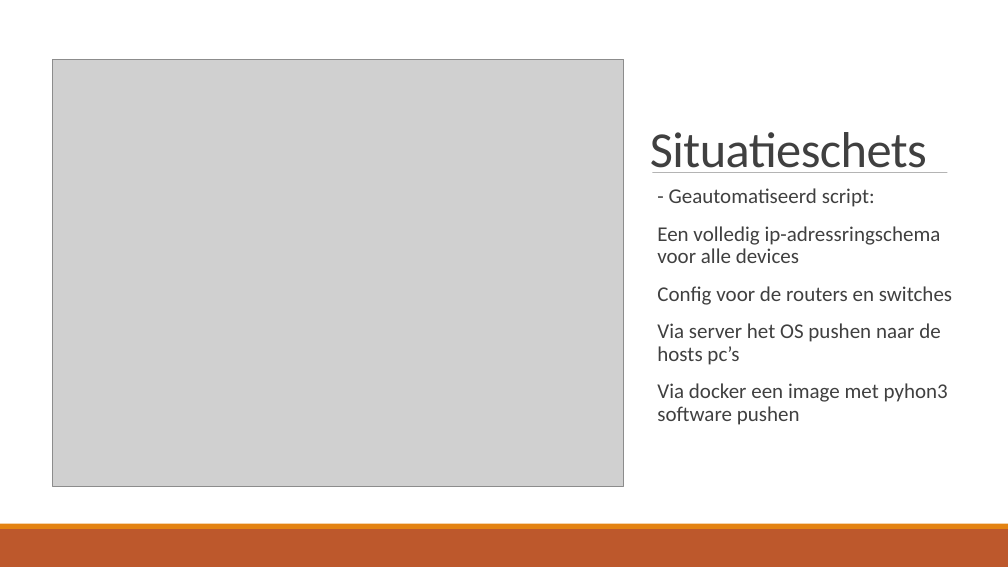
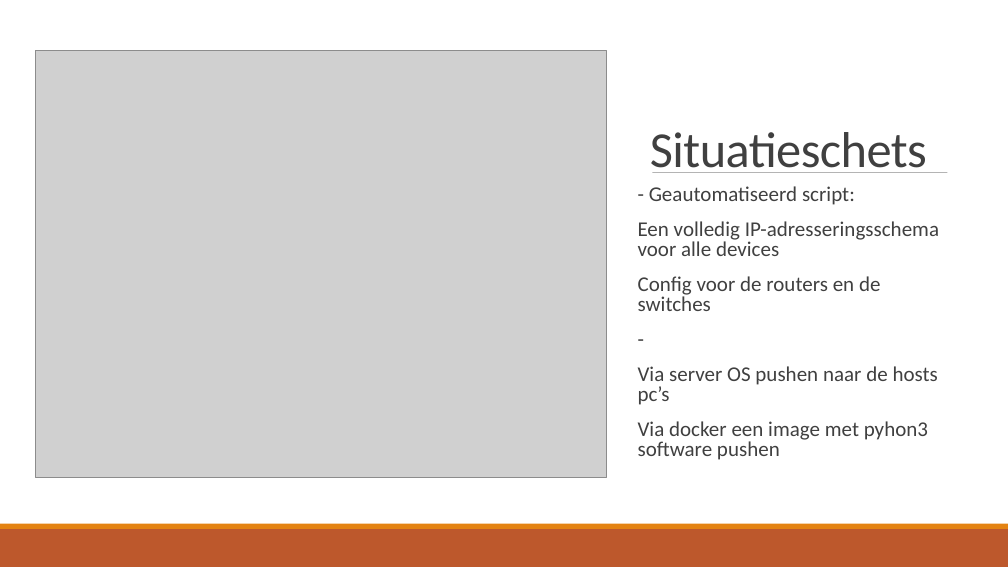
Before and after one commit to JouriTas/Projectwerk-IT-project, a slide deck: slide 5 of Scrum Artifacts/Sprint5/IT-Projectwerk 2022.pptx. Drawn at 1008x567 pixels with LibreOffice and Linux fonts; fonts in the diff are those of the drawing; grey boxes stand for pictures. Boxes give left, top, right and bottom in pixels: in the first picture for what was removed or moved away, otherwise in the second. Text is boxed around its words. In the diff, an @@ line names an element or a change of style, - is before the commit and + after.

Commit message:
update

```diff
--- a/Scrum Artifacts/Sprint5/IT-Projectwerk 2022.pptx
+++ b/Scrum Artifacts/Sprint5/IT-Projectwerk 2022.pptx
@@ picture: place and size @@
-picture at bbox=[52, 59, 624, 486]
+picture at bbox=[36, 51, 607, 478]
@@ text "- Geautomatiseerd script:": place and size @@
-text "- Geautomatiseerd script:" at bbox=[657, 188, 952, 425]
+text "- Geautomatiseerd script:" at bbox=[638, 186, 939, 460]
@@ text at bbox=[638, 186, 928, 460]: line spacing 0.9 to 0.8 @@
@@ text at bbox=[638, 221, 939, 405]: text changed @@
-  Een volledig ip-adressringschema voor alle devices
-  Config voor de routers en switches
-  Via server het OS pushen naar de hosts pc’s
+  Een volledig IP-adresseringsschema voor alle devices
+  Config voor de routers en de switches
+  -
+  Via server OS pushen naar de hosts pc’s
```
Also in this commit, not shown: 1 other slide changed, 1 slide added.
